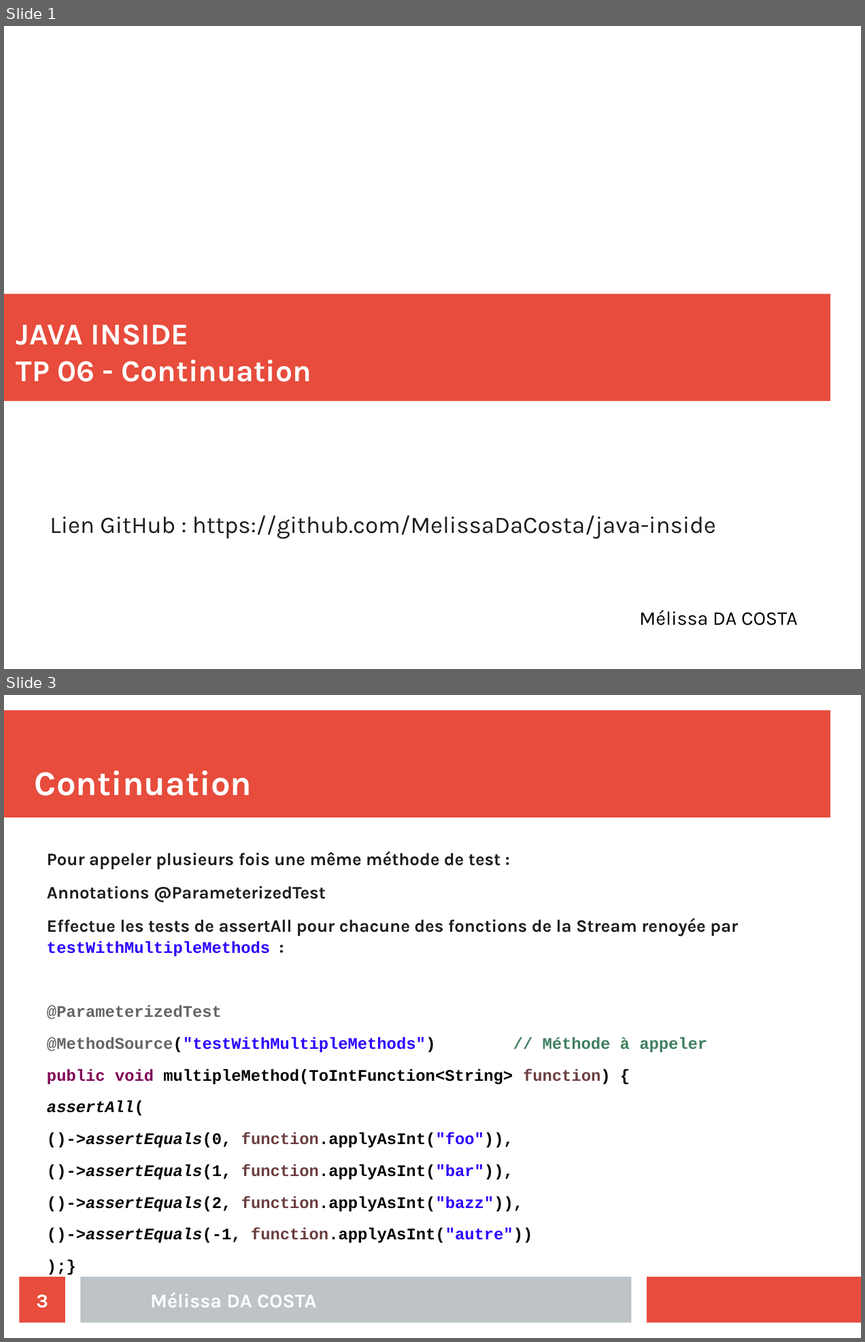
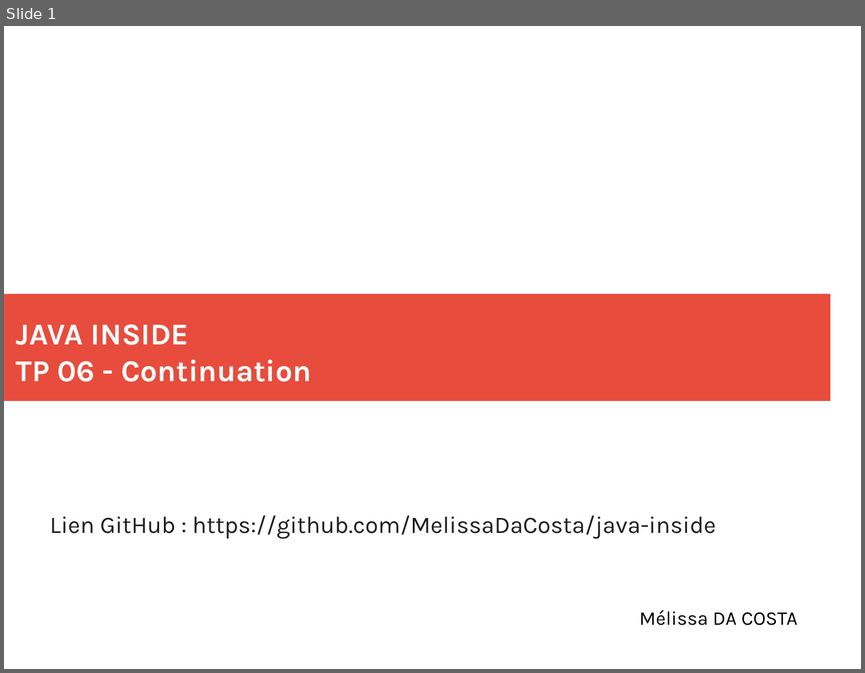
Before and after one commit to MelissaDaCosta/java-inside, a slide deck: lab6/Mélissa_DA_COSTA_slides_TP06.odp. Shown one above the other, each under a label of ours: slides 1 and 3 before the commit, slide 1 after it; the slides between them are not shown. The pictures are 865x1342 and 865x673 pixels, drawn with LibreOffice and Linux fonts; fonts in the diff are those of the drawing. Boxes give left, top, right and bottom in pixels: in the first picture for what was removed or moved away, otherwise in the second. Text is boxed around its words. In the diff, an @@ line names an element or a change of style, - is before the commit and + after.

Commit message:
slide lab6 done

```diff
--- a/lab6/Mélissa_DA_COSTA_slides_TP06.odp
+++ b/lab6/Mélissa_DA_COSTA_slides_TP06.odp
@@ slide 3 removed at (x1=4, y1=695, x2=861, y2=1338), background #FFFFFF @@
@@ rectangle removed at (x1=4, y1=711, x2=830, y2=818) @@
@@ title removed at (x1=35, y1=770, x2=252, y2=796) @@
-Continuation
@@ text removed at (x1=47, y1=851, x2=738, y2=1242) @@
-Pour appeler plusieurs fois une même méthode de test :
-Annotations @ParameterizedTest
-Effectue les tests de assertAll pour chacune des fonctions de la Stream renoyée par testWithMultipleMethods :
-@ParameterizedTest
-@MethodSource("testWithMultipleMethods") // Méthode à appeler
-public void multipleMethod(ToIntFunction<String> function) {
-assertAll(
-()->assertEquals(0, function.applyAsInt("foo")),
-()->assertEquals(1, function.applyAsInt("bar")),
-()->assertEquals(2, function.applyAsInt("bazz")),
-()->assertEquals(-1, function.applyAsInt("autre"))
-);}
@@ page number removed at (x1=20, y1=1276, x2=65, y2=1323) @@
-3
@@ rectangle removed at (x1=80, y1=1276, x2=632, y2=1323) @@
@@ rectangle removed at (x1=647, y1=1276, x2=861, y2=1323) @@
@@ text removed at (x1=150, y1=1292, x2=317, y2=1307) @@
-Mélissa DA COSTA
```
Also in this commit, not shown: 6 slides added, 5 other slides removed, 4 other files.
